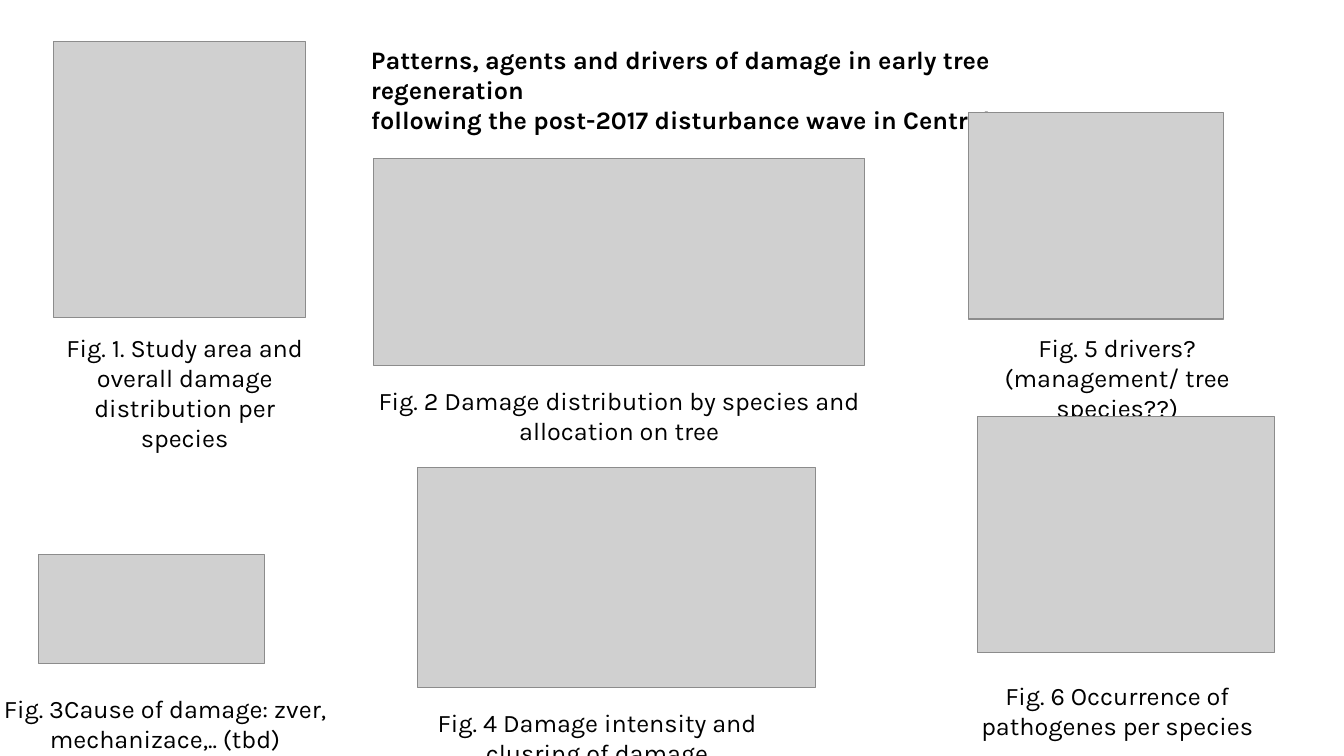
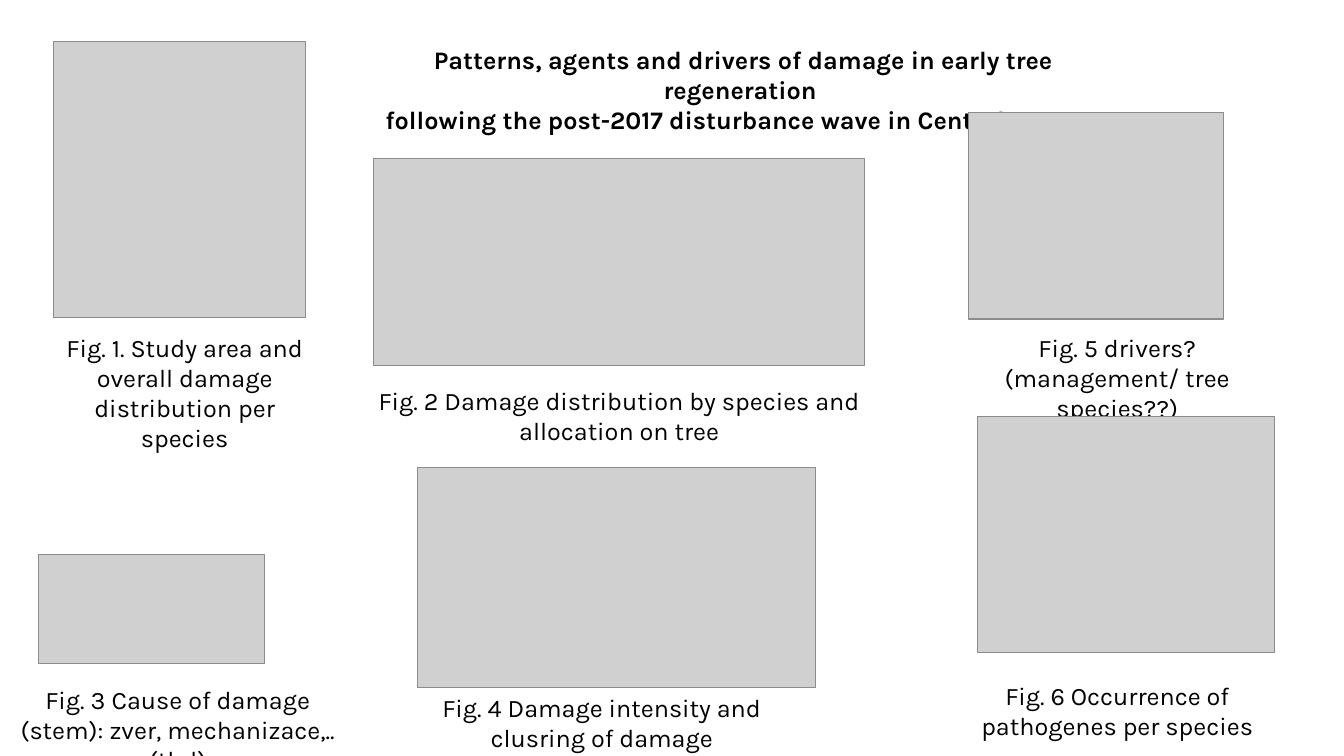
Before and after one commit to mariapotterf/post_brouk, a slide deck: slide 1 of inData_Michal/overview_Michal.pptx. Drawn at 1344x756 pixels with LibreOffice and Linux fonts; fonts in the diff are those of the drawing; grey boxes stand for pictures. Boxes give left, top, right and bottom in pixels: in the first picture for what was removed or moved away, otherwise in the second. Text is boxed around its words. In the diff, an @@ line names an element or a change of style, - is before the commit and + after.

```diff
--- a/inData_Michal/overview_Michal.pptx
+++ b/inData_Michal/overview_Michal.pptx
@@ text "Patterns, agents and drivers of ..." at (x1=385, y1=51, x2=1094, y2=136): alignment left to centre @@
@@ text "Fig. 4 Damage intensity and ..." rewrapped from (x1=438, y1=714, x2=756, y2=739) to (x1=442, y1=699, x2=761, y2=754) @@
@@ text at (x1=21, y1=691, x2=334, y2=742): text changed @@
-Fig. 3Cause of damage: zver, mechanizace,.. (tbd)
+Fig. 3 Cause of damage (stem): zver, mechanizace,.. (tbd)
```
Also in this commit, not shown: 2 slides added, 1 other file.
